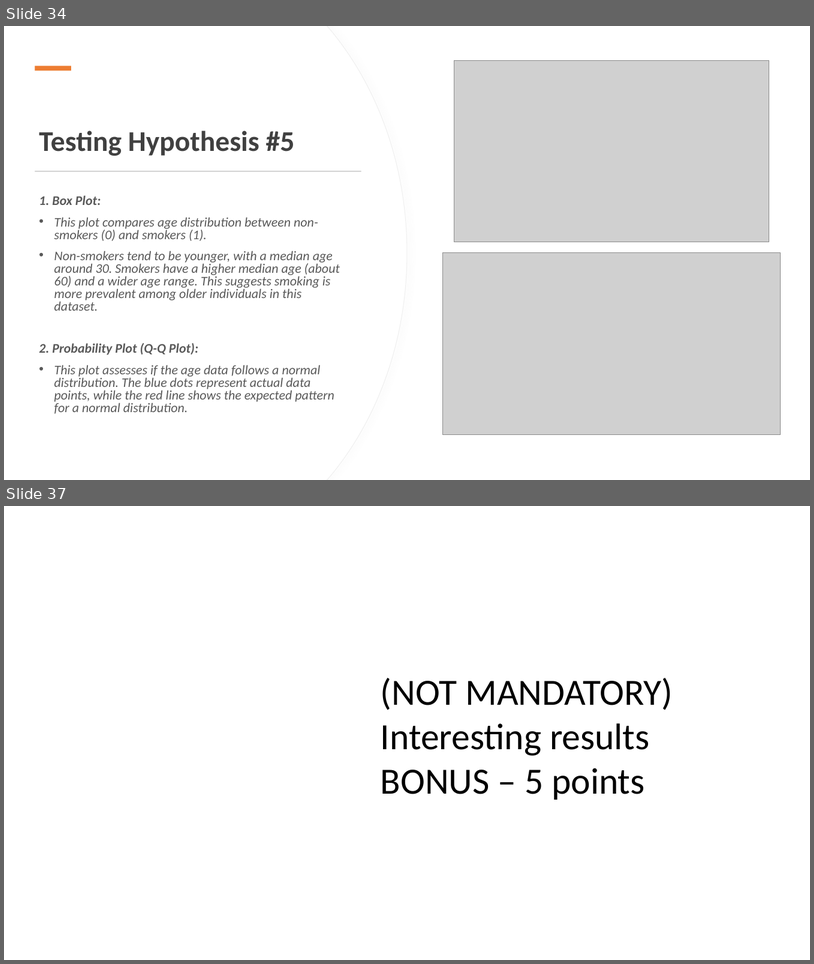
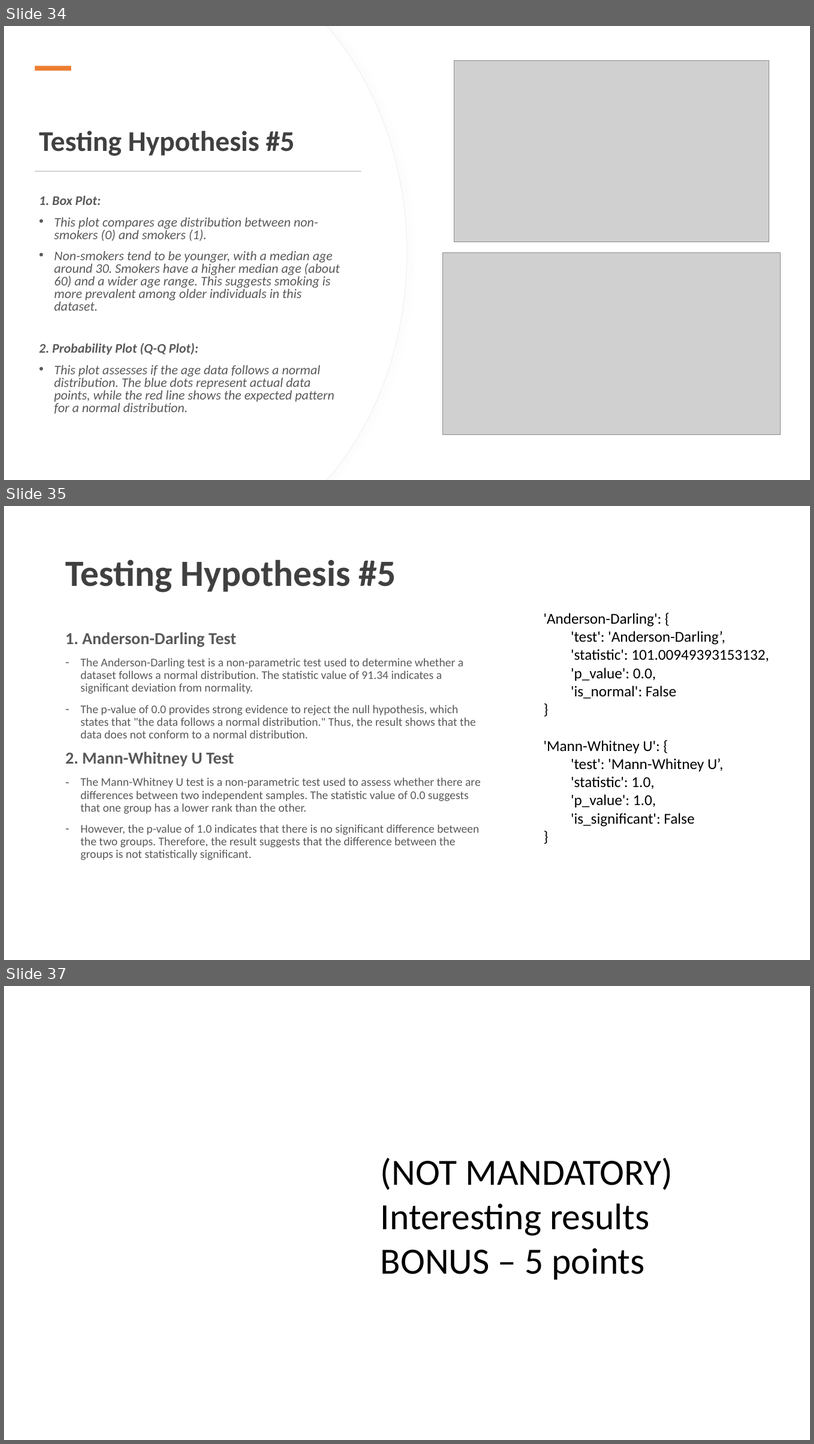
Before and after one commit to charlesyifanli/python_and_data, a slide deck: mini_project/SCSE 24 Mini-project presentation (Group No. ##).pptx. Shown one above the other, each under a label of ours: slides 34 and 37 before the commit, slides 34, 35 and 37 after it; the slides between them are not shown. The pictures are 814x964 and 814x1444 pixels, drawn with LibreOffice and Linux fonts; fonts in the diff are those of the drawing; grey boxes stand for pictures; background and template pictures are left out. Boxes give left, top, right and bottom in pixels: in the first picture for what was removed or moved away, otherwise in the second. Text is boxed around its words. In the diff, an @@ line names an element or a change of style, - is before the commit and + after.

```diff
--- a/mini_project/SCSE 24 Mini-project presentation (Group No. ##).pptx
+++ b/mini_project/SCSE 24 Mini-project presentation (Group No. ##).pptx
@@ slide 35 added at [4,506,810,960], background #FFFFFF @@
@@ title added at [65,559,396,592], 44 pt, text #404040, bold @@
+Testing Hypothesis #5
@@ text added at [544,613,769,826], 18 pt, text #000000 @@
+'Anderson-Darling': {
+'test': 'Anderson-Darling’,
+'statistic': 101.00949393153132,
+'p_value': 0.0,
+'is_normal': False
+}
+'Mann-Whitney U': {
+'test': 'Mann-Whitney U’,
+'statistic': 1.0,
+'p_value': 1.0,
+'is_significant': False
+}
@@ text added at [65,632,481,860], 14 pt, text #595959 @@
+1. Anderson-Darling Test
+– The Anderson-Darling test is a non-parametric test used to determine whether a dataset follows a normal distribution. The statistic value of 91.34 indicates a significant deviation from normality.
+– The p-value of 0.0 provides strong evidence to reject the null hypothesis, which states that "the data follows a normal distribution." Thus, the result shows that the data does not conform to a normal distribution.
+2. Mann-Whitney U Test
+– The Mann-Whitney U test is a non-parametric test used to assess whether there are differences between two independent samples. The statistic value of 0.0 suggests that one group has a lower rank than the other.
+– However, the p-value of 1.0 indicates that there is no significant difference between the two groups. Therefore, the result suggests that the difference between the groups is not statistically significant.
```
Also in this commit, not shown: 1 slide changed, 3 other slides added, 3 slides removed, 1 other file.
